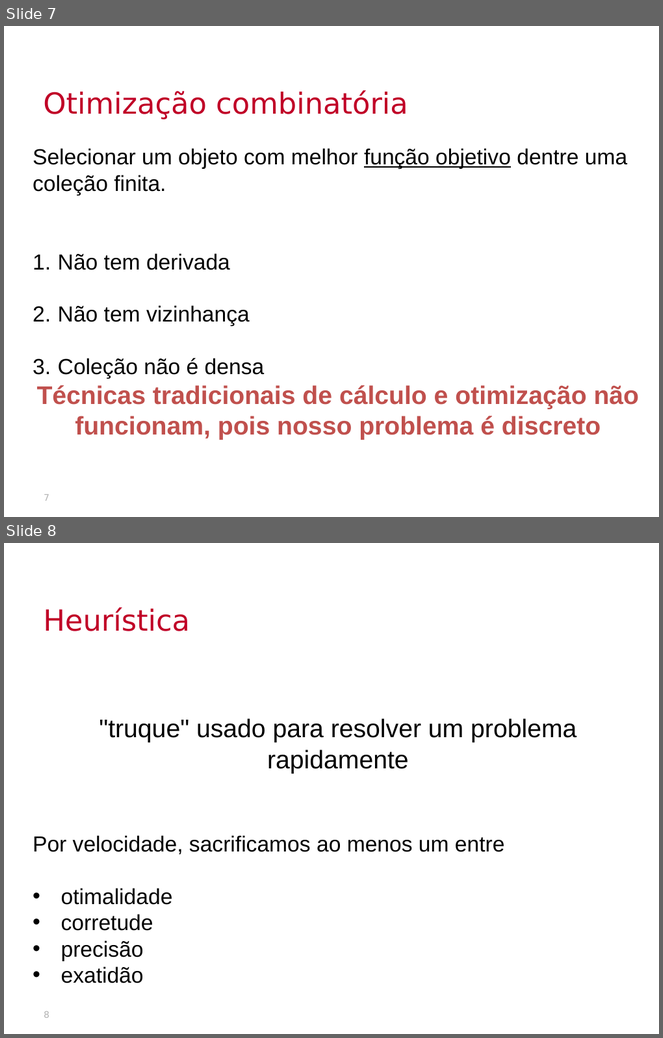
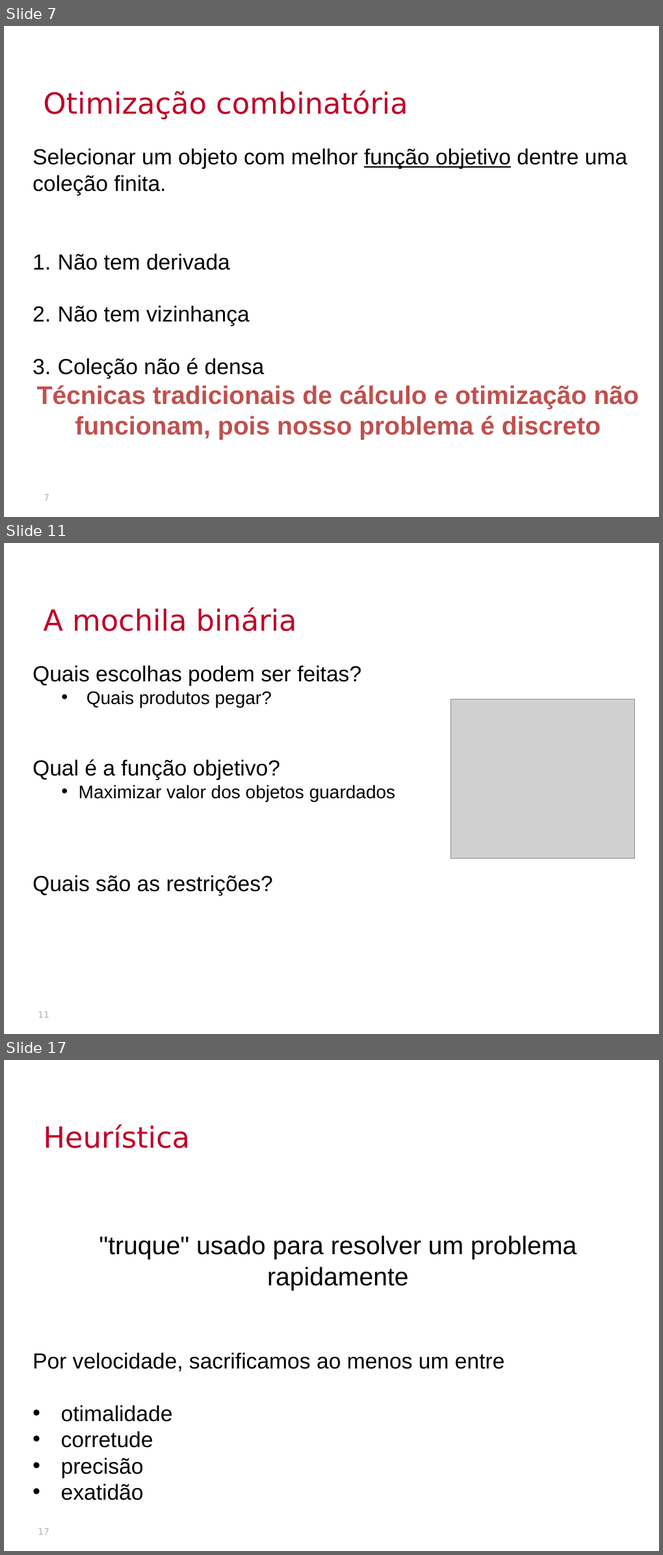
Before and after one commit to thalials/supercomp, a slide deck: aulas/04-projeto-heuristicas/slides.pptx. Shown one above the other, each under a label of ours: slides 7 and 8 before the commit, slides 7, 11 and 17 after it; the slides between them are not shown. The pictures are 663x1038 and 663x1555 pixels, drawn with LibreOffice and Linux fonts; fonts in the diff are those of the drawing; grey boxes stand for pictures; background and template pictures are left out. Boxes give left, top, right and bottom in pixels: in the first picture for what was removed or moved away, otherwise in the second. Text is boxed around its words. In the diff, an @@ line names an element or a change of style, - is before the commit and + after.

```diff
--- a/aulas/04-projeto-heuristicas/slides.pptx
+++ b/aulas/04-projeto-heuristicas/slides.pptx
@@ slide 11 added at (x1=4, y1=543, x2=659, y2=1034), background picture (left out) @@
@@ text added at (x1=43, y1=607, x2=297, y2=631), 32 pt, text #C00026 @@
+A mochila binária
@@ text added at (x1=33, y1=665, x2=395, y2=896), 24 pt, text #000000 @@
+Quais escolhas podem ser feitas?
+  • Quais produtos pegar?
+Qual é a função objetivo?
+  • Maximizar valor dos objetos guardados
+Quais são as restrições?
@@ picture added at (x1=451, y1=699, x2=635, y2=858) @@
@@ page number added at (x1=38, y1=1012, x2=50, y2=1018), 10 pt, text #B2B2B2 @@
+11
@@ what was slide 8 is now slide 17 @@
@@ page number at (x1=38, y1=1529, x2=50, y2=1535): text changed @@
-8
+17
```
Also in this commit, not shown: 1 slide changed, 13 other slides added, 1 slide removed, 26 other files.
